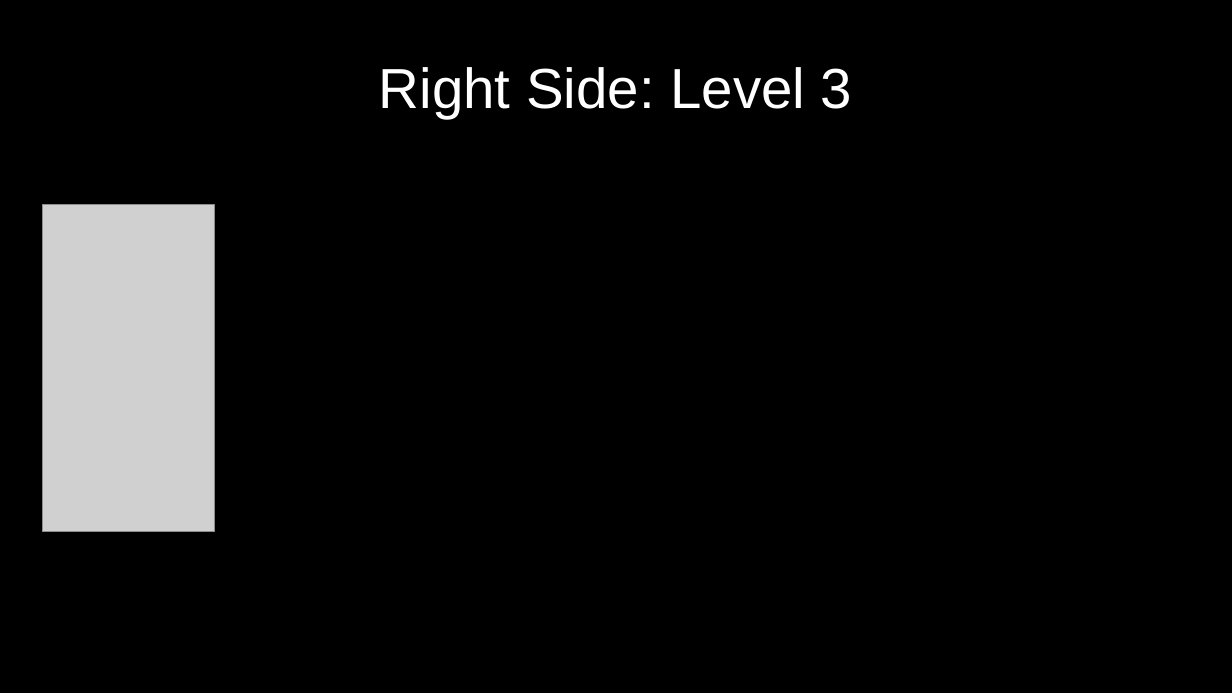
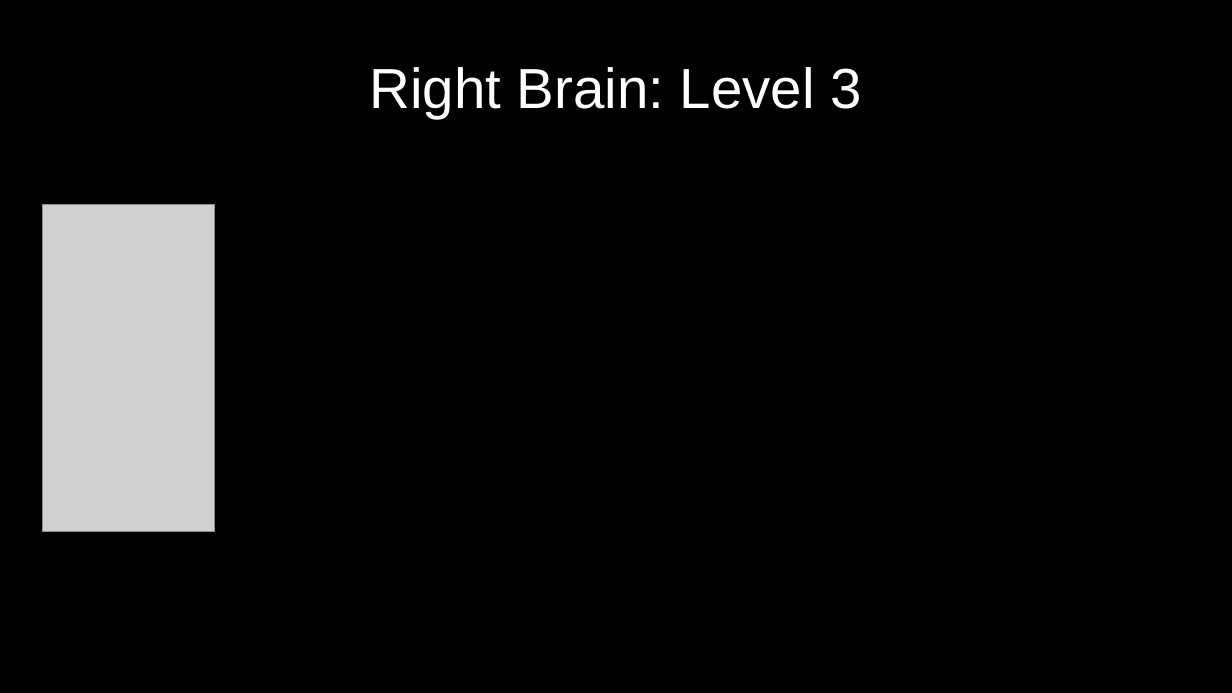
Before and after one commit to greydongilmore/clinical_dicom2bids_smk, a slide deck: slide 12 of resources/bsci_reconstructions.odp. Drawn at 1232x693 pixels with LibreOffice and Linux fonts; fonts in the diff are those of the drawing; grey boxes stand for pictures. Boxes give left, top, right and bottom in pixels: in the first picture for what was removed or moved away, otherwise in the second. Text is boxed around its words. In the diff, an @@ line names an element or a change of style, - is before the commit and + after.

```diff
--- a/resources/bsci_reconstructions.odp
+++ b/resources/bsci_reconstructions.odp
@@ title at (369,67,861,118): text changed @@
-Right Side: Level 3
+Right Brain: Level 3
```
Also in this commit, not shown: 9 other slides changed, 1 slide added, 10 slides removed, 2 other files.
